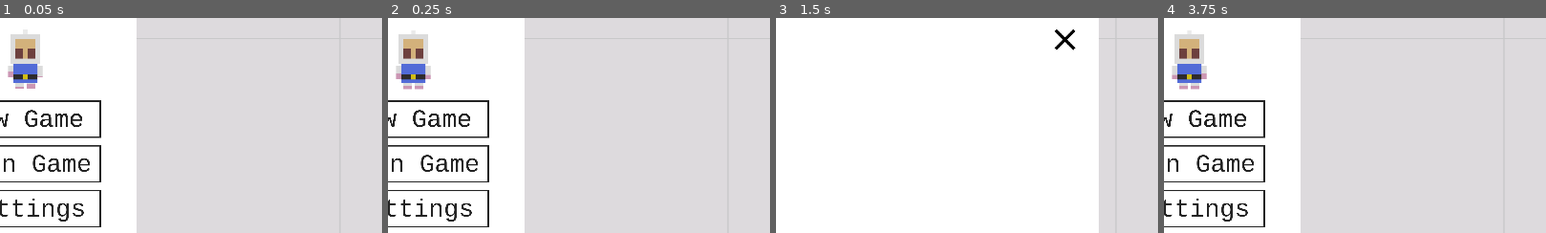
Above: before the commit, frames 1-4 (left to right).
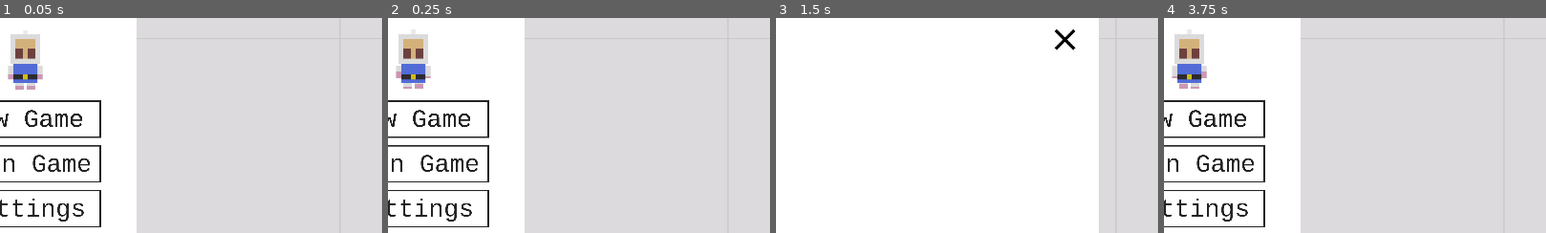
Above: after the commit, the same moments.

Repository: AmarOk1412/Eksplode.re
Game: Godot game, scene res://Lobby.tscn
The game is run twice, just before and just after one commit, with the same random seed, the same clock (stepped at 60 frames per second) and the same inputs. Sound files missing from this copy of the repository are replaced by a short silence.
Inputs (mouse positions are % of the whole screen's width and height, from its top left):
- Up to frame 1 (0.05 s): no input
- Up to frame 2 (0.25 s): no input
- Up to frame 3 (1.5 s): tap Enter (ui_accept) at 0.5, 0.77 s; hold Right (ui_right) 0.53-1.25 s; click (50, 37) at 1.25 s
- Up to frame 4 (3.75 s): click (85, 81) at 2 s; click (85, 81) at 2.75 s; click (85, 19) at 3.5 s
The pictures show only the part of the screen within x 47-97%, y 14-64%; the shares and areas given below are measured in that part.

The runs differ from the first frame. In frame 1, 0.1% of the frame differs, in the area x 2-12%, y 24-34%; in frame 2, less than 0.1%; in frame 3, nothing differs; in frame 4, less than 0.1%.
Error in both runs: Assertion failed. (res://gamestate.gd:87)

Commit message:
misc: clean collisions with players

Diff:
--- a/Lobby.tscn
+++ b/Lobby.tscn
@@ -123,7 +123,7 @@
 position = Vector2( 150, 70 )
 scale = Vector2( 0.33, 0.33 )
 frames = SubResource( 3 )
-frame = 11
+frame = 7
 playing = true
 
 [node name="Settings" type="Panel" parent="."]
--- a/Player.gd
+++ b/Player.gd
@@ -155,7 +155,7 @@
 	if self.currentEffect == Effect.SmallBomb:
 		finalRadius = 1
 	bomb.setRadius(finalRadius)
-	root.add_child(bomb)
+	tileMap.add_child(bomb)
 
 func _ready():
 	anim.play(type + "Base")
--- a/Player.tscn
+++ b/Player.tscn
@@ -8,54 +8,54 @@
 [ext_resource path="res://Animations/Player/Side/base5.png" type="Texture" id=6]
 [ext_resource path="res://Animations/Player/Side/base6.png" type="Texture" id=7]
 [ext_resource path="res://Animations/Player/Side/base.png" type="Texture" id=8]
-[ext_resource path="res://Animations/Player/BaseRevert/pbase1.png" type="Texture" id=9]
-[ext_resource path="res://Animations/Player/BaseRevert/pbase2.png" type="Texture" id=10]
-[ext_resource path="res://Animations/Player/BaseRevert/pbase3.png" type="Texture" id=11]
-[ext_resource path="res://Animations/Player/BaseRevert/pbase4.png" type="Texture" id=12]
-[ext_resource path="res://Animations/Player/BaseRevert/pbase5.png" type="Texture" id=13]
-[ext_resource path="res://Animations/Player/BaseRevert/pbase6.png" type="Texture" id=14]
-[ext_resource path="res://Animations/Player/BaseRevert/pbase.png" type="Texture" id=15]
-[ext_resource path="res://Animations/Player/Right/base00.png" type="Texture" id=16]
-[ext_resource path="res://Animations/Player/Right/base01.png" type="Texture" id=17]
-[ext_resource path="res://Animations/Player/Right/base02.png" type="Texture" id=18]
-[ext_resource path="res://Animations/Player/Right/base03.png" type="Texture" id=19]
-[ext_resource path="res://Animations/Player/Right/base04.png" type="Texture" id=20]
-[ext_resource path="res://Animations/Player/Right/base05.png" type="Texture" id=21]
-[ext_resource path="res://Animations/Player/Right/base06.png" type="Texture" id=22]
-[ext_resource path="res://Animations/Player/Right/base07.png" type="Texture" id=23]
-[ext_resource path="res://Animations/Player/Right/base08.png" type="Texture" id=24]
-[ext_resource path="res://Animations/Player/Right/base09.png" type="Texture" id=25]
-[ext_resource path="res://Animations/Player/Right/base10.png" type="Texture" id=26]
-[ext_resource path="res://Animations/Player/Right/base11.png" type="Texture" id=27]
-[ext_resource path="res://Animations/Player/Right/base12.png" type="Texture" id=28]
-[ext_resource path="res://Animations/Player/Down/base00.png" type="Texture" id=29]
-[ext_resource path="res://Animations/Player/Down/base01.png" type="Texture" id=30]
-[ext_resource path="res://Animations/Player/Down/base02.png" type="Texture" id=31]
-[ext_resource path="res://Animations/Player/Down/base03.png" type="Texture" id=32]
-[ext_resource path="res://Animations/Player/Down/base04.png" type="Texture" id=33]
-[ext_resource path="res://Animations/Player/Down/base05.png" type="Texture" id=34]
-[ext_resource path="res://Animations/Player/Down/base06.png" type="Texture" id=35]
-[ext_resource path="res://Animations/Player/Down/base07.png" type="Texture" id=36]
-[ext_resource path="res://Animations/Player/Down/base08.png" type="Texture" id=37]
-[ext_resource path="res://Animations/Player/Down/base09.png" type="Texture" id=38]
-[ext_resource path="res://Animations/Player/Down/base10.png" type="Texture" id=39]
-[ext_resource path="res://Animations/Player/Down/base11.png" type="Texture" id=40]
-[ext_resource path="res://Animations/Player/Down/base12.png" type="Texture" id=41]
-[ext_resource path="res://Animations/Player/Down/base13.png" type="Texture" id=42]
-[ext_resource path="res://Animations/Player/Up/base00.png" type="Texture" id=43]
-[ext_resource path="res://Animations/Player/Up/base01.png" type="Texture" id=44]
-[ext_resource path="res://Animations/Player/Up/base02.png" type="Texture" id=45]
-[ext_resource path="res://Animations/Player/Up/base03.png" type="Texture" id=46]
-[ext_resource path="res://Animations/Player/Up/base04.png" type="Texture" id=47]
-[ext_resource path="res://Animations/Player/Up/base05.png" type="Texture" id=48]
-[ext_resource path="res://Animations/Player/Up/base06.png" type="Texture" id=49]
-[ext_resource path="res://Animations/Player/Up/base07.png" type="Texture" id=50]
-[ext_resource path="res://Animations/Player/Up/base08.png" type="Texture" id=51]
-[ext_resource path="res://Animations/Player/Up/base09.png" type="Texture" id=52]
-[ext_resource path="res://Animations/Player/Up/base10.png" type="Texture" id=53]
-[ext_resource path="res://Animations/Player/Up/base11.png" type="Texture" id=54]
-[ext_resource path="res://Animations/Player/Up/base12.png" type="Texture" id=55]
-[ext_resource path="res://Animations/Player/Up/base13.png" type="Texture" id=56]
+[ext_resource path="res://Animations/Player/Right/base00.png" type="Texture" id=9]
+[ext_resource path="res://Animations/Player/Right/base01.png" type="Texture" id=10]
+[ext_resource path="res://Animations/Player/Right/base02.png" type="Texture" id=11]
+[ext_resource path="res://Animations/Player/Right/base03.png" type="Texture" id=12]
+[ext_resource path="res://Animations/Player/Right/base04.png" type="Texture" id=13]
+[ext_resource path="res://Animations/Player/Right/base05.png" type="Texture" id=14]
+[ext_resource path="res://Animations/Player/Right/base06.png" type="Texture" id=15]
+[ext_resource path="res://Animations/Player/Right/base07.png" type="Texture" id=16]
+[ext_resource path="res://Animations/Player/Right/base08.png" type="Texture" id=17]
+[ext_resource path="res://Animations/Player/Right/base09.png" type="Texture" id=18]
+[ext_resource path="res://Animations/Player/Right/base10.png" type="Texture" id=19]
+[ext_resource path="res://Animations/Player/Right/base11.png" type="Texture" id=20]
+[ext_resource path="res://Animations/Player/Right/base12.png" type="Texture" id=21]
+[ext_resource path="res://Animations/Player/Up/base00.png" type="Texture" id=22]
+[ext_resource path="res://Animations/Player/Up/base01.png" type="Texture" id=23]
+[ext_resource path="res://Animations/Player/Up/base02.png" type="Texture" id=24]
+[ext_resource path="res://Animations/Player/Up/base03.png" type="Texture" id=25]
+[ext_resource path="res://Animations/Player/Up/base04.png" type="Texture" id=26]
+[ext_resource path="res://Animations/Player/Up/base05.png" type="Texture" id=27]
+[ext_resource path="res://Animations/Player/Up/base06.png" type="Texture" id=28]
+[ext_resource path="res://Animations/Player/Up/base07.png" type="Texture" id=29]
+[ext_resource path="res://Animations/Player/Up/base08.png" type="Texture" id=30]
+[ext_resource path="res://Animations/Player/Up/base09.png" type="Texture" id=31]
+[ext_resource path="res://Animations/Player/Up/base10.png" type="Texture" id=32]
+[ext_resource path="res://Animations/Player/Up/base11.png" type="Texture" id=33]
+[ext_resource path="res://Animations/Player/Up/base12.png" type="Texture" id=34]
+[ext_resource path="res://Animations/Player/Up/base13.png" type="Texture" id=35]
+[ext_resource path="res://Animations/Player/Down/base00.png" type="Texture" id=36]
+[ext_resource path="res://Animations/Player/Down/base01.png" type="Texture" id=37]
+[ext_resource path="res://Animations/Player/Down/base02.png" type="Texture" id=38]
+[ext_resource path="res://Animations/Player/Down/base03.png" type="Texture" id=39]
+[ext_resource path="res://Animations/Player/Down/base04.png" type="Texture" id=40]
+[ext_resource path="res://Animations/Player/Down/base05.png" type="Texture" id=41]
+[ext_resource path="res://Animations/Player/Down/base06.png" type="Texture" id=42]
+[ext_resource path="res://Animations/Player/Down/base07.png" type="Texture" id=43]
+[ext_resource path="res://Animations/Player/Down/base08.png" type="Texture" id=44]
+[ext_resource path="res://Animations/Player/Down/base09.png" type="Texture" id=45]
+[ext_resource path="res://Animations/Player/Down/base10.png" type="Texture" id=46]
+[ext_resource path="res://Animations/Player/Down/base11.png" type="Texture" id=47]
+[ext_resource path="res://Animations/Player/Down/base12.png" type="Texture" id=48]
+[ext_resource path="res://Animations/Player/Down/base13.png" type="Texture" id=49]
+[ext_resource path="res://Animations/Player/BaseRevert/pbase1.png" type="Texture" id=50]
+[ext_resource path="res://Animations/Player/BaseRevert/pbase2.png" type="Texture" id=51]
+[ext_resource path="res://Animations/Player/BaseRevert/pbase3.png" type="Texture" id=52]
+[ext_resource path="res://Animations/Player/BaseRevert/pbase4.png" type="Texture" id=53]
+[ext_resource path="res://Animations/Player/BaseRevert/pbase5.png" type="Texture" id=54]
+[ext_resource path="res://Animations/Player/BaseRevert/pbase6.png" type="Texture" id=55]
+[ext_resource path="res://Animations/Player/BaseRevert/pbase.png" type="Texture" id=56]
 [ext_resource path="res://Animations/Player/Right/dbase00.png" type="Texture" id=57]
 [ext_resource path="res://Animations/Player/Right/dbase01.png" type="Texture" id=58]
 [ext_resource path="res://Animations/Player/Right/dbase02.png" type="Texture" id=59]
@@ -260,24 +260,24 @@
 "name": "Side",
 "speed": 10.0
 }, {
-"frames": [ ExtResource( 9 ), ExtResource( 10 ), ExtResource( 11 ), ExtResource( 12 ), ExtResource( 13 ), ExtResource( 14 ), ExtResource( 15 ) ],
+"frames": [ ExtResource( 9 ), ExtResource( 10 ), ExtResource( 11 ), ExtResource( 12 ), ExtResource( 13 ), ExtResource( 14 ), ExtResource( 15 ), ExtResource( 16 ), ExtResource( 17 ), ExtResource( 18 ), ExtResource( 19 ), ExtResource( 20 ), ExtResource( 21 ) ],
+"loop": true,
+"name": "Right",
+"speed": 10.0
+}, {
+"frames": [ ExtResource( 22 ), ExtResource( 23 ), ExtResource( 24 ), ExtResource( 25 ), ExtResource( 26 ), ExtResource( 27 ), ExtResource( 28 ), ExtResource( 29 ), ExtResource( 30 ), ExtResource( 31 ), ExtResource( 32 ), ExtResource( 33 ), ExtResource( 34 ), ExtResource( 35 ) ],
+"loop": true,
+"name": "Up",
+"speed": 10.0
+}, {
+"frames": [ ExtResource( 36 ), ExtResource( 37 ), ExtResource( 38 ), ExtResource( 39 ), ExtResource( 40 ), ExtResource( 41 ), ExtResource( 42 ), ExtResource( 43 ), ExtResource( 44 ), ExtResource( 45 ), ExtResource( 46 ), ExtResource( 47 ), ExtResource( 48 ), ExtResource( 49 ) ],
+"loop": true,
+"name": "Down",
+"speed": 10.0
+}, {
+"frames": [ ExtResource( 50 ), ExtResource( 51 ), ExtResource( 52 ), ExtResource( 53 ), ExtResource( 54 ), ExtResource( 55 ), ExtResource( 56 ) ],
 "loop": true,
 "name": "Pink_BaseRevert",
-"speed": 10.0
-}, {
-"frames": [ ExtResource( 16 ), ExtResource( 17 ), ExtResource( 18 ), ExtResource( 19 ), ExtResource( 20 ), ExtResource( 21 ), ExtResource( 22 ), ExtResource( 23 ), ExtResource( 24 ), ExtResource( 25 ), ExtResource( 26 ), ExtResource( 27 ), ExtResource( 28 ) ],
-"loop": true,
-"name": "Right",
-"speed": 10.0
-}, {
-"frames": [ ExtResource( 29 ), ExtResource( 30 ), ExtResource( 31 ), ExtResource( 32 ), ExtResource( 33 ), ExtResource( 34 ), ExtResource( 35 ), ExtResource( 36 ), ExtResource( 37 ), ExtResource( 38 ), ExtResource( 39 ), ExtResource( 40 ), ExtResource( 41 ), ExtResource( 42 ) ],
-"loop": true,
-"name": "Down",
-"speed": 10.0
-}, {
-"frames": [ ExtResource( 43 ), ExtResource( 44 ), ExtResource( 45 ), ExtResource( 46 ), ExtResource( 47 ), ExtResource( 48 ), ExtResource( 49 ), ExtResource( 50 ), ExtResource( 51 ), ExtResource( 52 ), ExtResource( 53 ), ExtResource( 54 ), ExtResource( 55 ), ExtResource( 56 ) ],
-"loop": true,
-"name": "Up",
 "speed": 10.0
 }, {
 "frames": [ ExtResource( 57 ), ExtResource( 58 ), ExtResource( 59 ), ExtResource( 60 ), ExtResource( 61 ), ExtResource( 62 ), ExtResource( 63 ), ExtResource( 64 ), ExtResource( 65 ), ExtResource( 66 ), ExtResource( 67 ), ExtResource( 68 ), ExtResource( 69 ) ],
@@ -382,7 +382,7 @@
 } ]
 
 [sub_resource type="RectangleShape2D" id=2]
-extents = Vector2( 28.0703, 31.957 )
+extents = Vector2( 28.0703, 41.2169 )
 
 [node name="Player" type="KinematicBody2D" groups=[
 "Destroyable",
@@ -401,5 +401,5 @@
 animation = "Blew"
 
 [node name="CollisionPlayer" type="CollisionShape2D" parent="."]
-position = Vector2( 0.780487, 26.342 )
+position = Vector2( 0.780487, 17.5428 )
 shape = SubResource( 2 )
